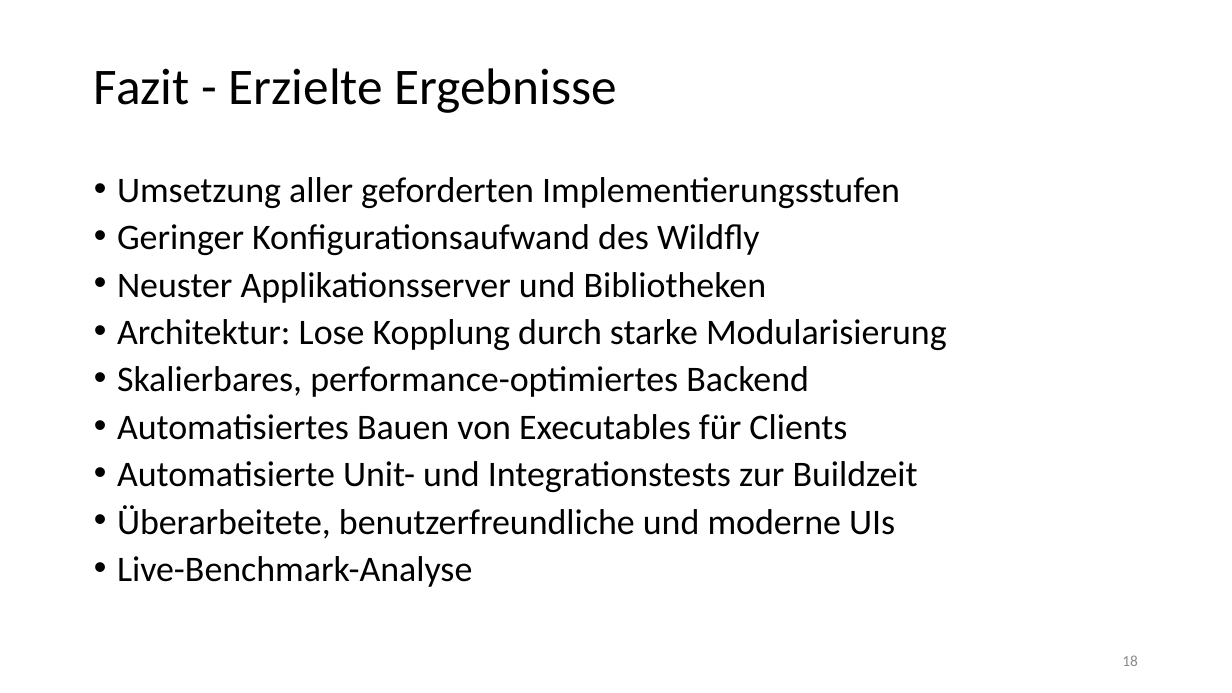
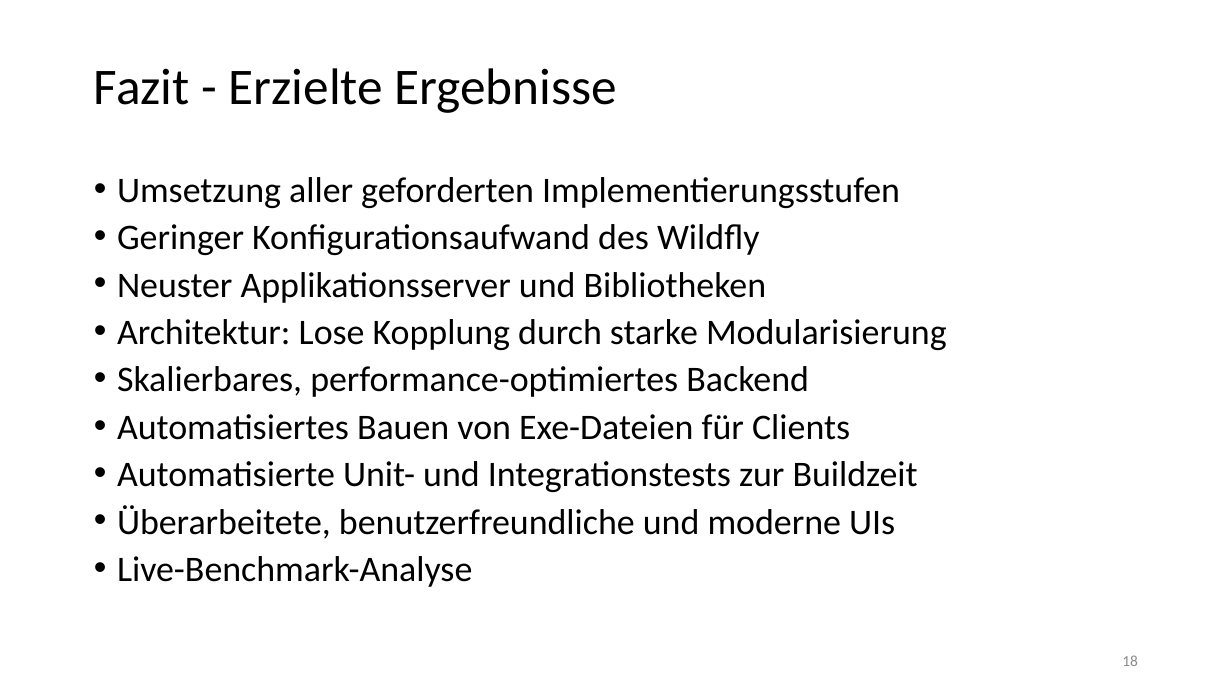
Before and after one commit to chrissike/chatapplication, a slide deck: slide 18 of dokumentation/vortrag.pptx. Drawn at 1232x693 pixels with LibreOffice and Linux fonts; fonts in the diff are those of the drawing; background and template pictures are left out. Boxes give left, top, right and bottom in pixels: in the first picture for what was removed or moved away, otherwise in the second. Text is boxed around its words. In the diff, an @@ line names an element or a change of style, - is before the commit and + after.

```diff
--- a/dokumentation/vortrag.pptx
+++ b/dokumentation/vortrag.pptx
@@ text at (117, 414, 850, 440): text changed @@
-• Automatisiertes Bauen von Executables für Clients
+• Automatisiertes Bauen von Exe-Dateien für Clients
```
Also in this commit, not shown: 2 other files.
